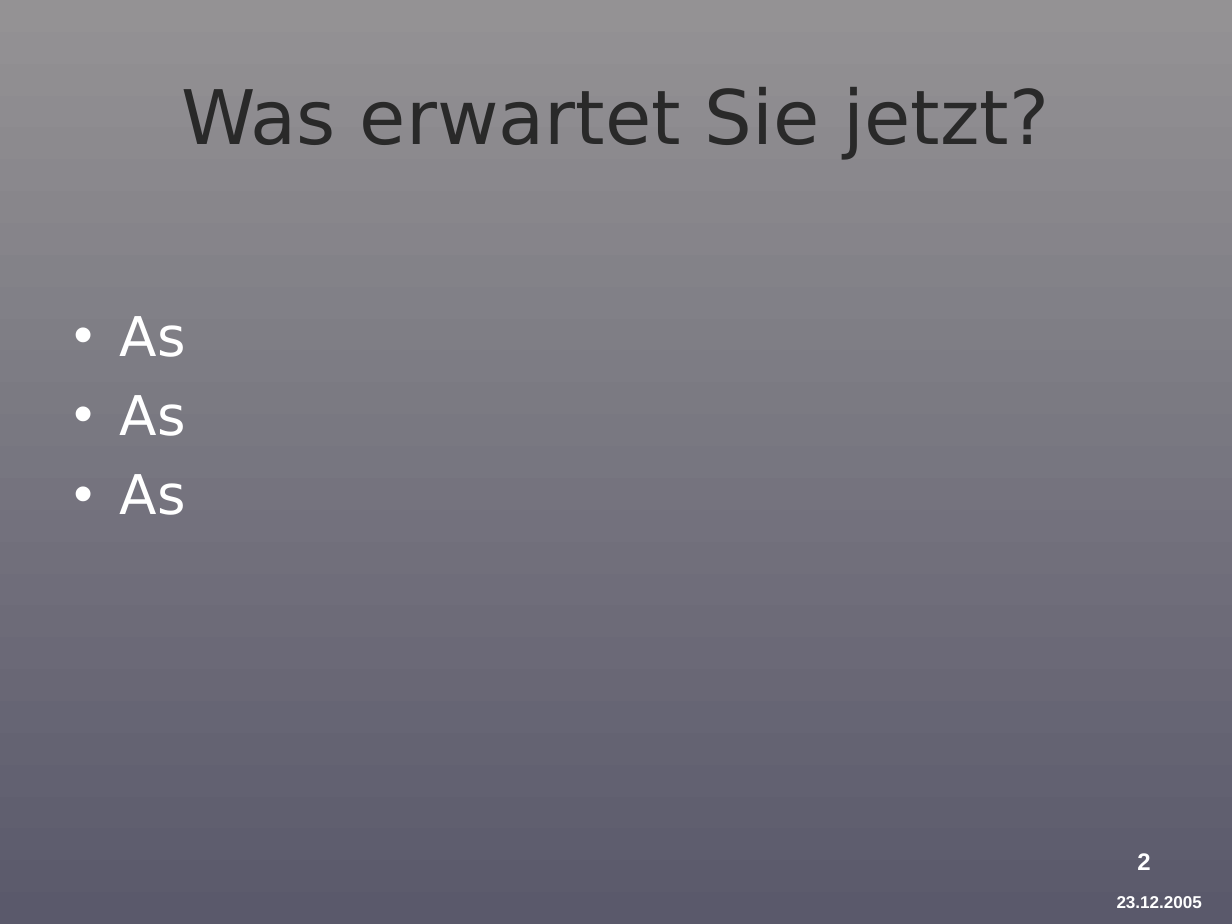
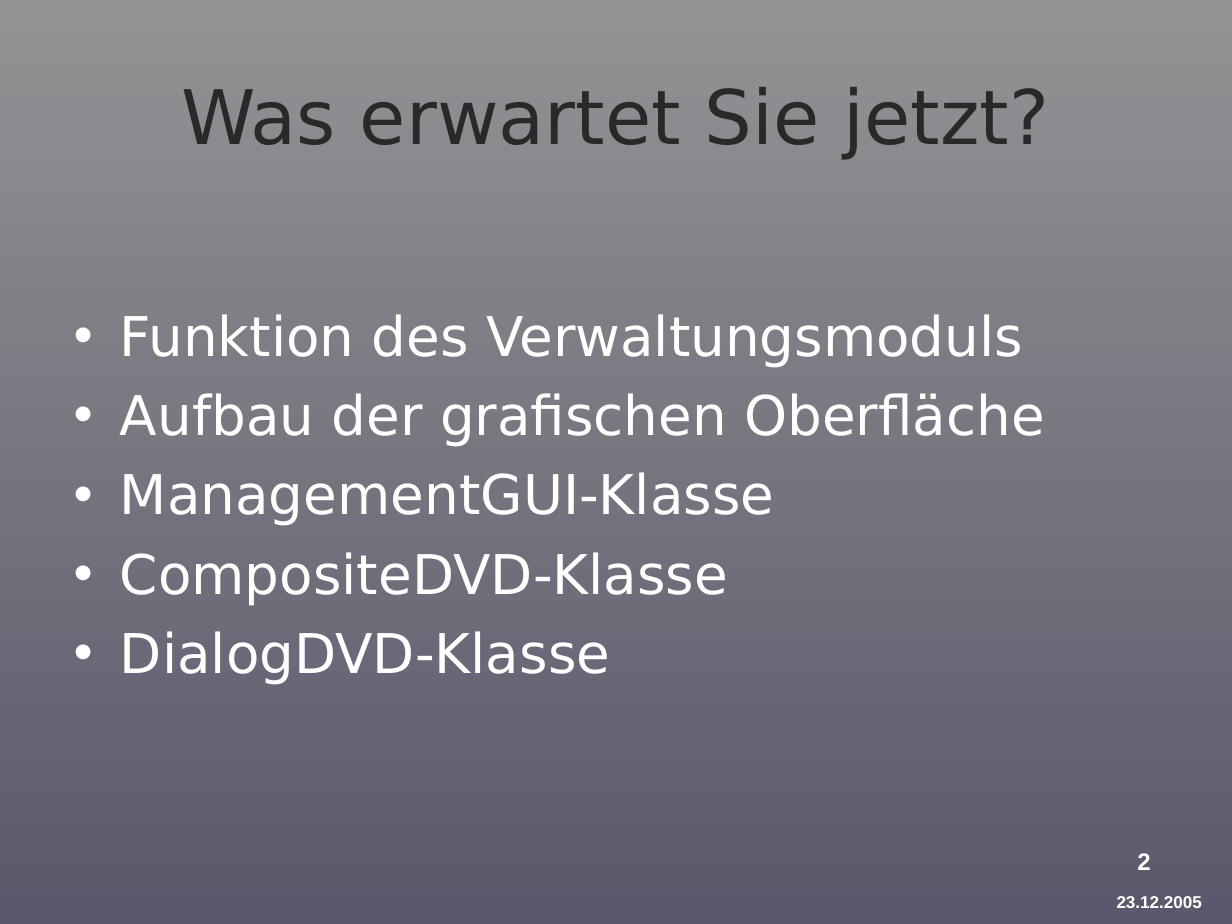
Before and after one commit to BackupTheBerlios/provirent-svn, a slide deck: slide 2 of docu/präsentation/Provirent-Vortrag-2-Griesch.ppt. Drawn at 1232x924 pixels with LibreOffice and Linux fonts; fonts in the diff are those of the drawing; background and template pictures are left out. Boxes give left, top, right and bottom in pixels: in the first picture for what was removed or moved away, otherwise in the second. Text is boxed around its words. In the diff, an @@ line names an element or a change of style, - is before the commit and + after.

```diff
--- a/docu/präsentation/Provirent-Vortrag-2-Griesch.ppt
+++ b/docu/präsentation/Provirent-Vortrag-2-Griesch.ppt
@@ text at (120,314,1045,685): text changed @@
-• As
-• As
-• As
+• Funktion des Verwaltungsmoduls
+• Aufbau der grafischen Oberfläche
+• ManagementGUI-Klasse
+• CompositeDVD-Klasse
+• DialogDVD-Klasse
```
Also in this commit, not shown: 1 other slide changed, 6 slides added, 2 slides removed, 1 other file.
